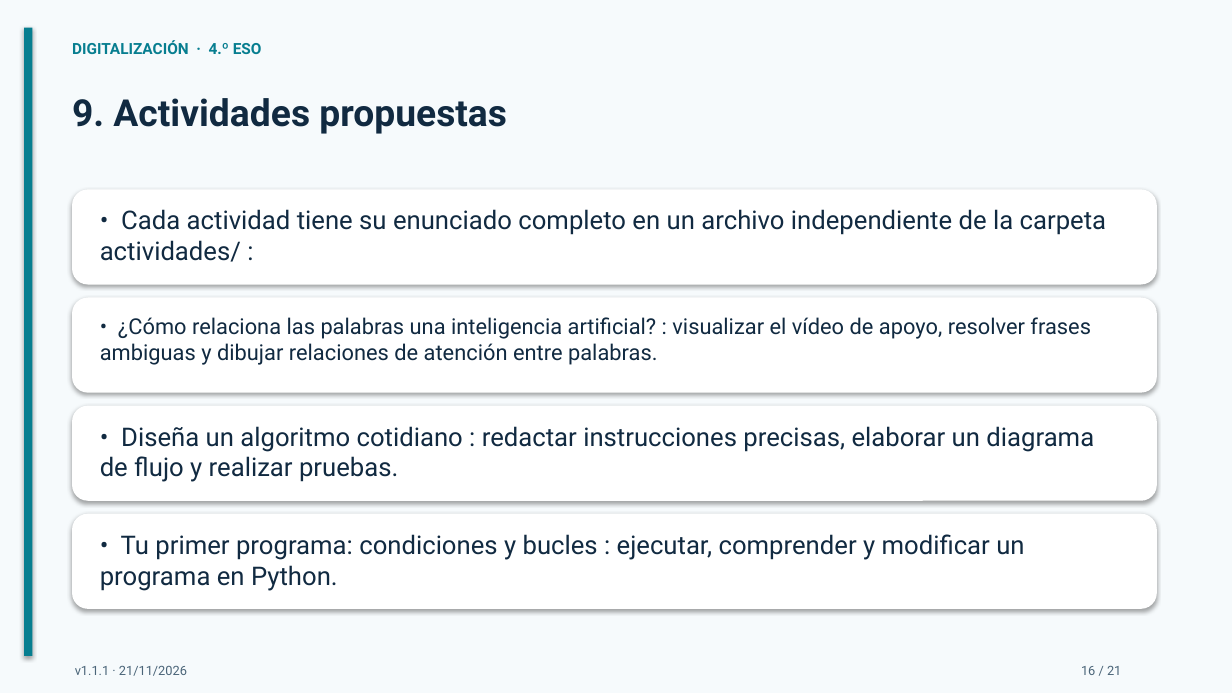
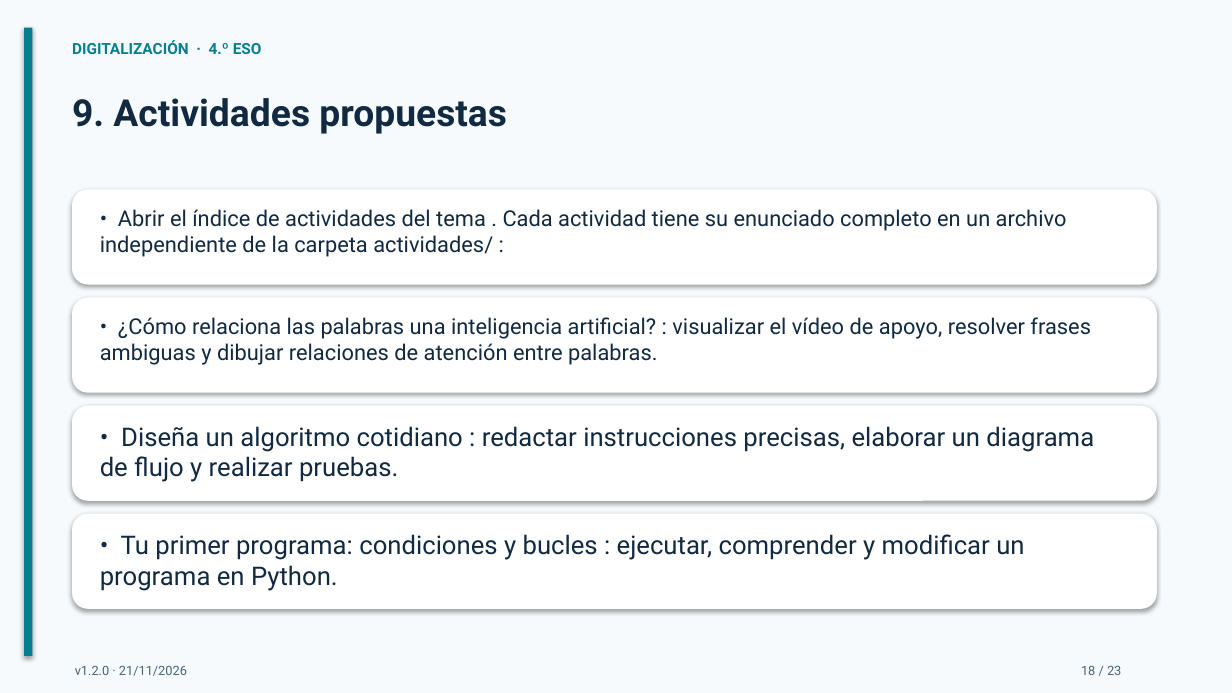
Before and after one commit to bitschips/digitaliza4, a slide deck: slide 18 of temas/tema-08-programacion-e-inteligencia-artificial/presentaciones/tema-08-programacion-e-inteligencia-artificial.pptx (slide 16 before the commit). Drawn at 1232x693 pixels with LibreOffice and Linux fonts; fonts in the diff are those of the drawing. Boxes give left, top, right and bottom in pixels: in the first picture for what was removed or moved away, otherwise in the second. Text is boxed around its words. In the diff, an @@ line names an element or a change of style, - is before the commit and + after.

```diff
--- a/temas/tema-08-programacion-e-inteligencia-artificial/presentaciones/tema-08-programacion-e-inteligencia-artificial.pptx
+++ b/temas/tema-08-programacion-e-inteligencia-artificial/presentaciones/tema-08-programacion-e-inteligencia-artificial.pptx
@@ text at (x1=100, y1=209, x2=1067, y2=257): text changed; size 20 to 17 pt @@
-• Cada actividad tiene su enunciado completo en un archivo independiente de la carpeta actividades/ :
+• Abrir el índice de actividades del tema . Cada actividad tiene su enunciado completo en un archivo independiente de la carpeta actividades/ :
@@ text at (x1=75, y1=666, x2=187, y2=676): text changed @@
-v1.1.1 · 21/11/2026
+v1.2.0 · 21/11/2026
@@ text at (x1=1081, y1=666, x2=1121, y2=675): text changed @@
-16 / 21
+18 / 23
```
Also in this commit, not shown: 20 other slides changed, 2 slides added, 5 other files.
